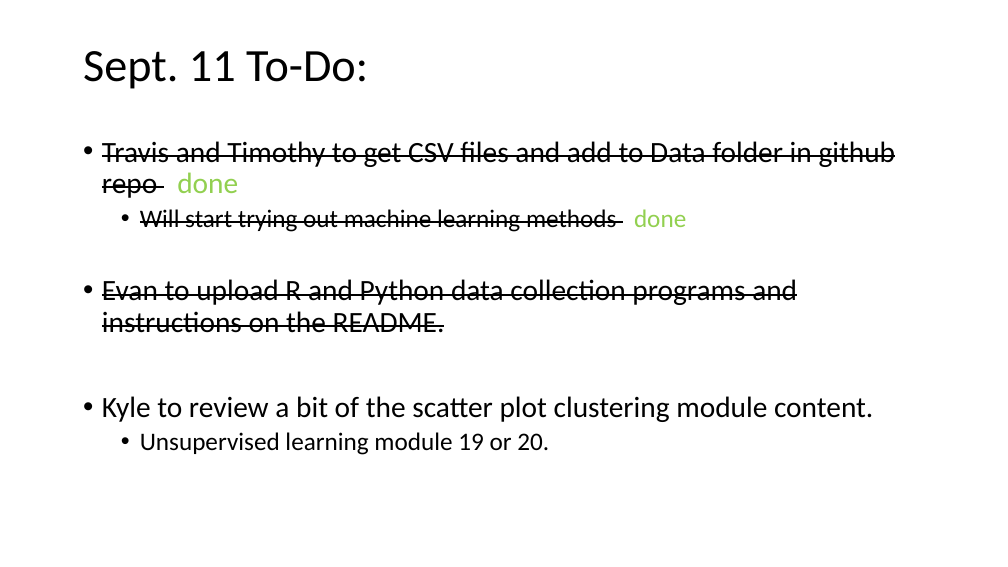
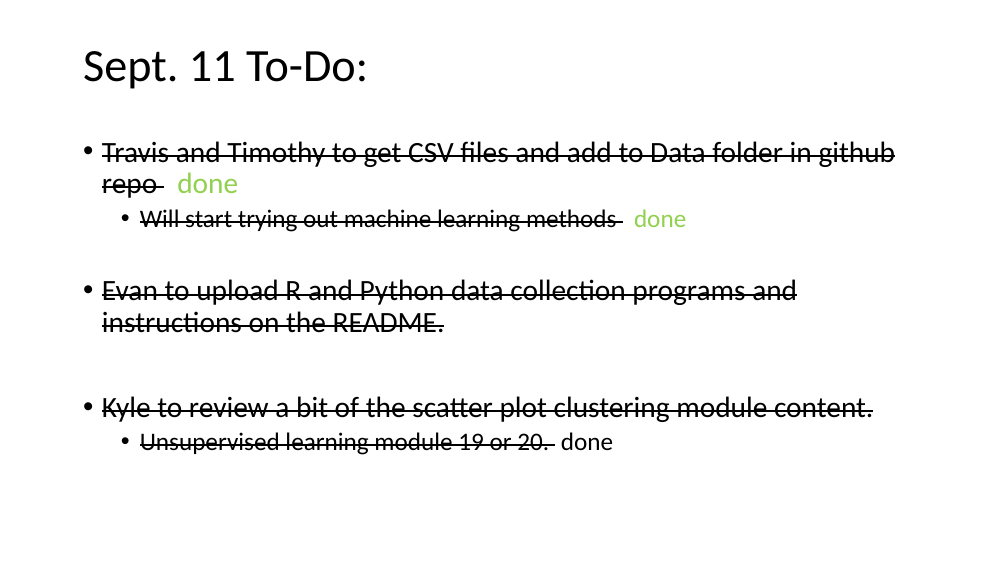
Before and after one commit to Evdawg/Project_4_FF_ML, a slide deck: slide 5 of Project_3_outline.pptm. Drawn at 1008x567 pixels with LibreOffice and Linux fonts; fonts in the diff are those of the drawing. Boxes give left, top, right and bottom in pixels: in the first picture for what was removed or moved away, otherwise in the second. Text is boxed around its words. In the diff, an @@ line names an element or a change of style, - is before the commit and + after.

```diff
--- a/Project_3_outline.pptm
+++ b/Project_3_outline.pptm
@@ text at bbox=[102, 396, 873, 422]: strikethrough on in "Kyle to review a bit of the ..." @@
@@ text at bbox=[140, 432, 613, 455]: text changed @@
-  • Unsupervised learning module 19 or 20.
+  • Unsupervised learning module 19 or 20. done
```
Also in this commit, not shown: 5 other slides changed, 1 slide added, 2 other files.
